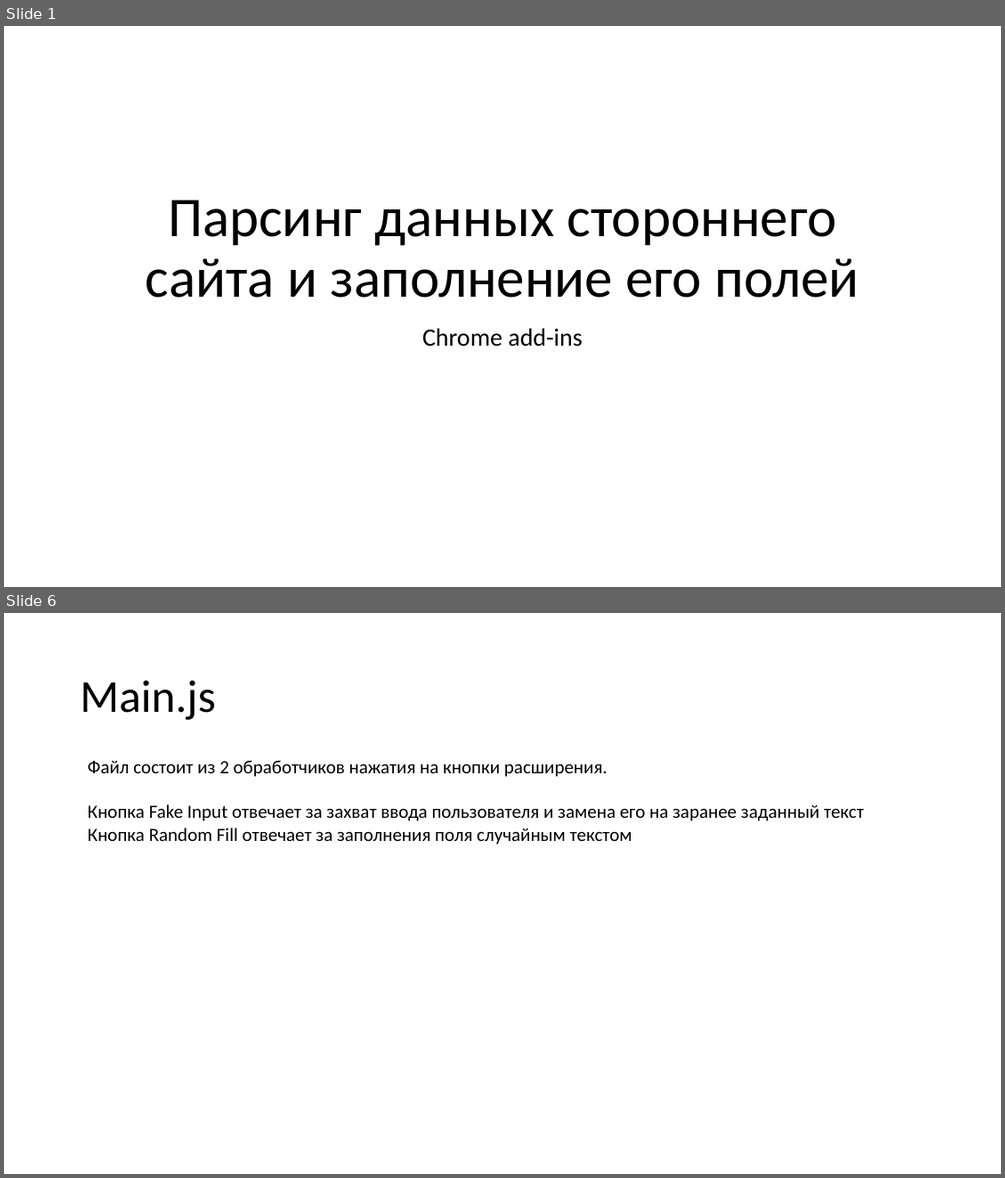
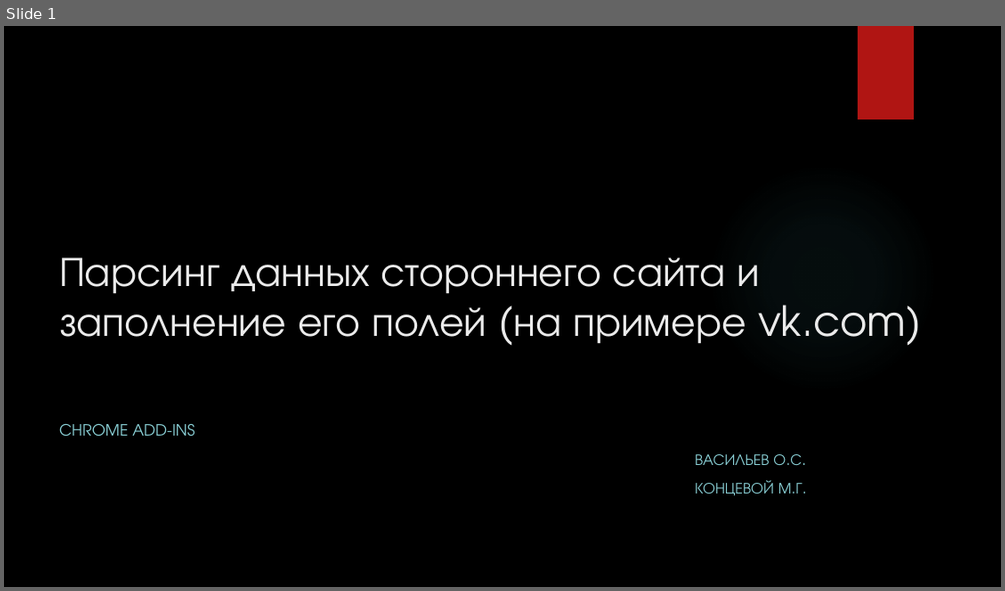
Before and after one commit to oleg-vasilyev/AutofillExtension, a slide deck: AutoFill_Extension.pptx. Shown one above the other, each under a label of ours: slides 1 and 6 before the commit, slide 1 after it; the slides between them are not shown. The pictures are 1005x1178 and 1005x591 pixels, drawn with LibreOffice and Linux fonts; fonts in the diff are those of the drawing; background and template pictures are left out. Boxes give left, top, right and bottom in pixels: in the first picture for what was removed or moved away, otherwise in the second. Text is boxed around its words. In the diff, an @@ line names an element or a change of style, - is before the commit and + after.

```diff
--- a/AutoFill_Extension.pptx
+++ b/AutoFill_Extension.pptx
@@ slide 6 removed at <box>4,613,1001,1174</box>, background #FFFFFF @@
@@ title removed at <box>80,680,215,720</box> @@
-Main.js
@@ text removed at <box>88,760,864,844</box> @@
-Файл состоит из 2 обработчиков нажатия на кнопки расширения.
-Кнопка Fake Input отвечает за захват ввода пользователя и замена его на заранее заданный текст
-Кнопка Random Fill отвечает за заполнения поля случайным текстом
@@ slide 1 changed as well @@
@@ background #FFFFFF to picture (left out) @@
@@ rectangle added at <box>858,26,914,119</box>, fill #B01513 @@
@@ ellipse added at <box>708,163,938,394</box>, fill gradient #50B9C1 @@
@@ title at <box>59,257,922,346</box>: text changed; size 54 to 40 pt; font Calibri to TeX Gyre Adventor; text colour #000000 to #EBEBEB @@
-Парсинг данных стороннего сайта и заполнение его полей
+Парсинг данных стороннего сайта и заполнение его полей (на примере vk.com)
@@ subtitle at <box>59,424,801,496</box>: text changed; size 24 to 15 pt; font Calibri to TeX Gyre Adventor; text colour #000000 to #8AD0D6 @@
-Chrome add-ins
+CHROME ADD-INS
+ВАСИЛЬЕВ О.С.
+КОНЦЕВОЙ М.Г.
```
Also in this commit, not shown: 3 other slides changed, 2 slides added, 2 other slides removed, 3 other files.
